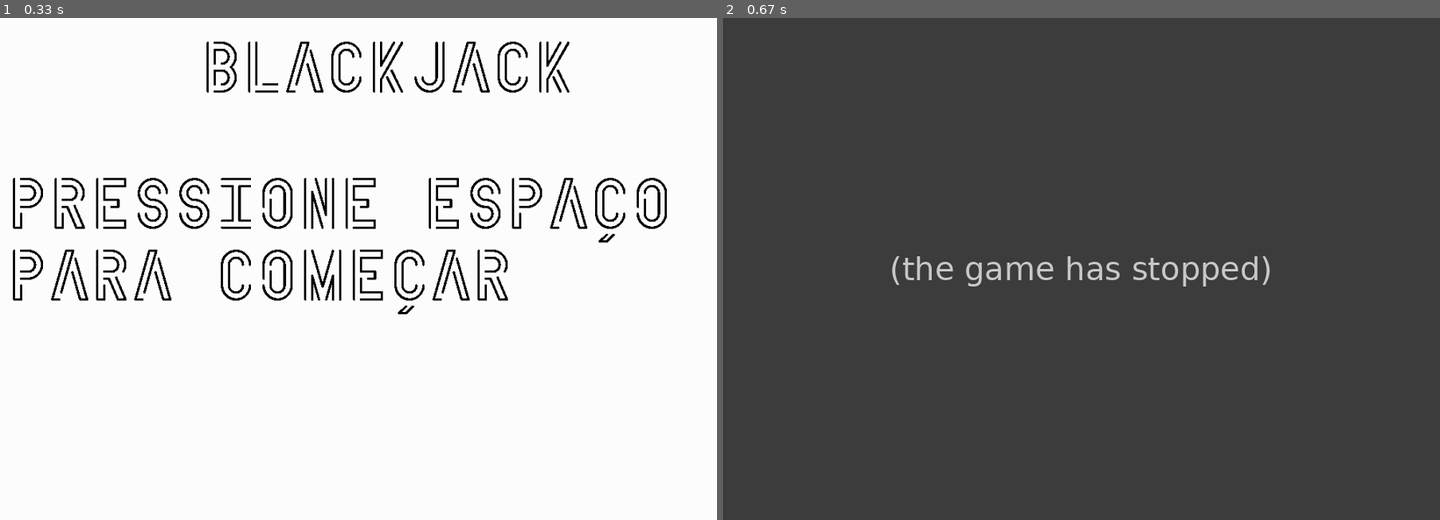
Above: before the commit, frames 1-2 (left to right).
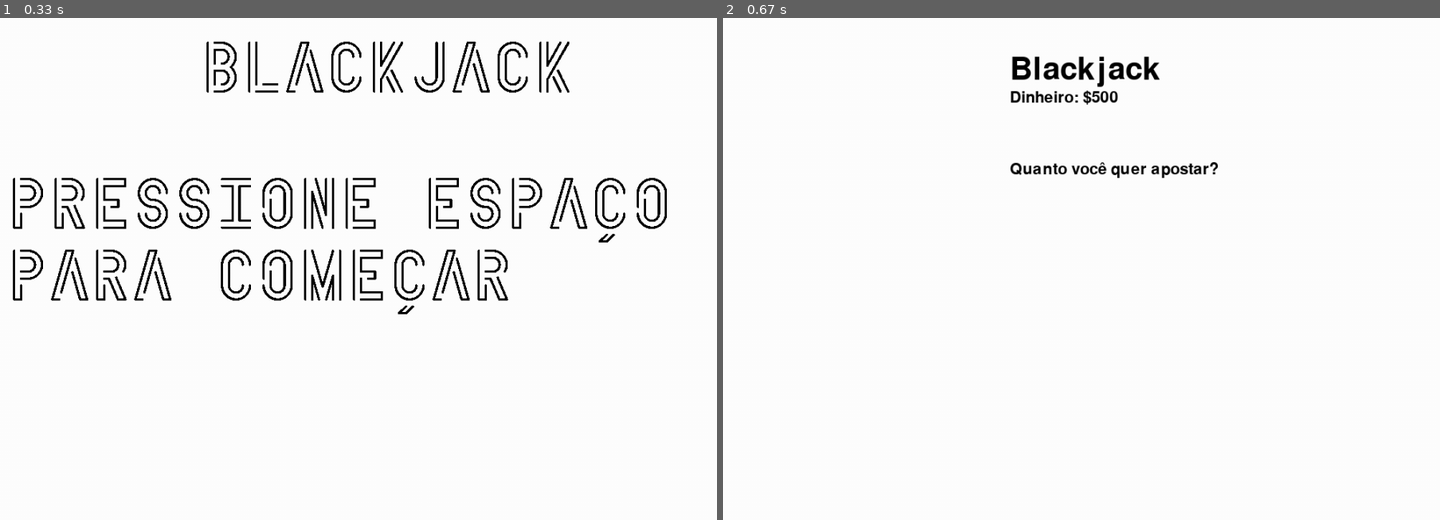
Above: after the commit, the same moments.

Repository: Jonathanflesch/BlackJack_PYgame
Game: pygame game, started from COD2.py
The game is run twice, just before and just after one commit, with the same random seed, the same clock (stepped at 60 frames per second) and the same inputs.
Inputs:
- Up to frame 1 (0.33 s): no input
- Up to frame 2 (0.67 s): tap Space at 0.33 s

Frame 1 is identical in both runs. In frame 2, 100% of the frame differs, in the area x 0-100%, y 0-100%.
Error before the commit: KeyError: 1 (COD2.py line 65); the game stopped at 0.35 s (later frames are placeholders)

Commit message:
Codigo errado

Diff:
--- a/COD2.py
+++ b/COD2.py
@@ -56,14 +56,14 @@
             if event.type == pygame.QUIT:
                 pygame.quit()
                 sys.exit()
-
+        lista_numeros = ['ace','2','3','4','5','6','7','8','9','10','jack','queen','king']
         # Lógica do jogo aqui
 
         # Iniciar uma nova rodada (limpar as mãos e distribuir cartas)
         jogador_mao.clear()
         cpu_mao.clear()
-        jogador_mao.append(random.choice(valores_cartas))
-        cpu_mao.append(random.choice(valores_cartas))
+        jogador_mao.append(random.choice(lista_numeros))
+        cpu_mao.append(random.choice(lista_numeros))
 
         # Perguntar ao jogador quanto deseja apostar
         while True:
